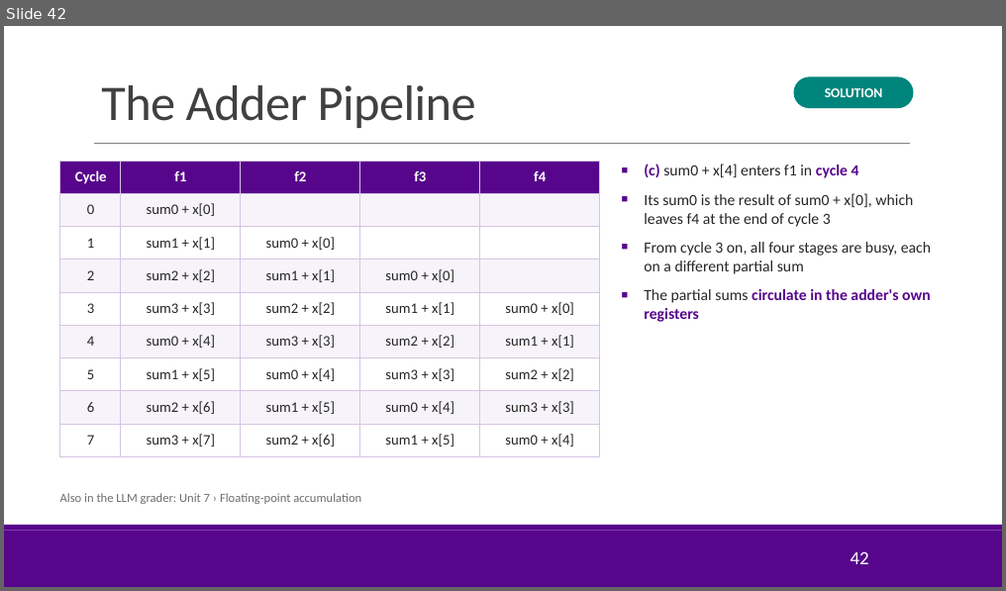
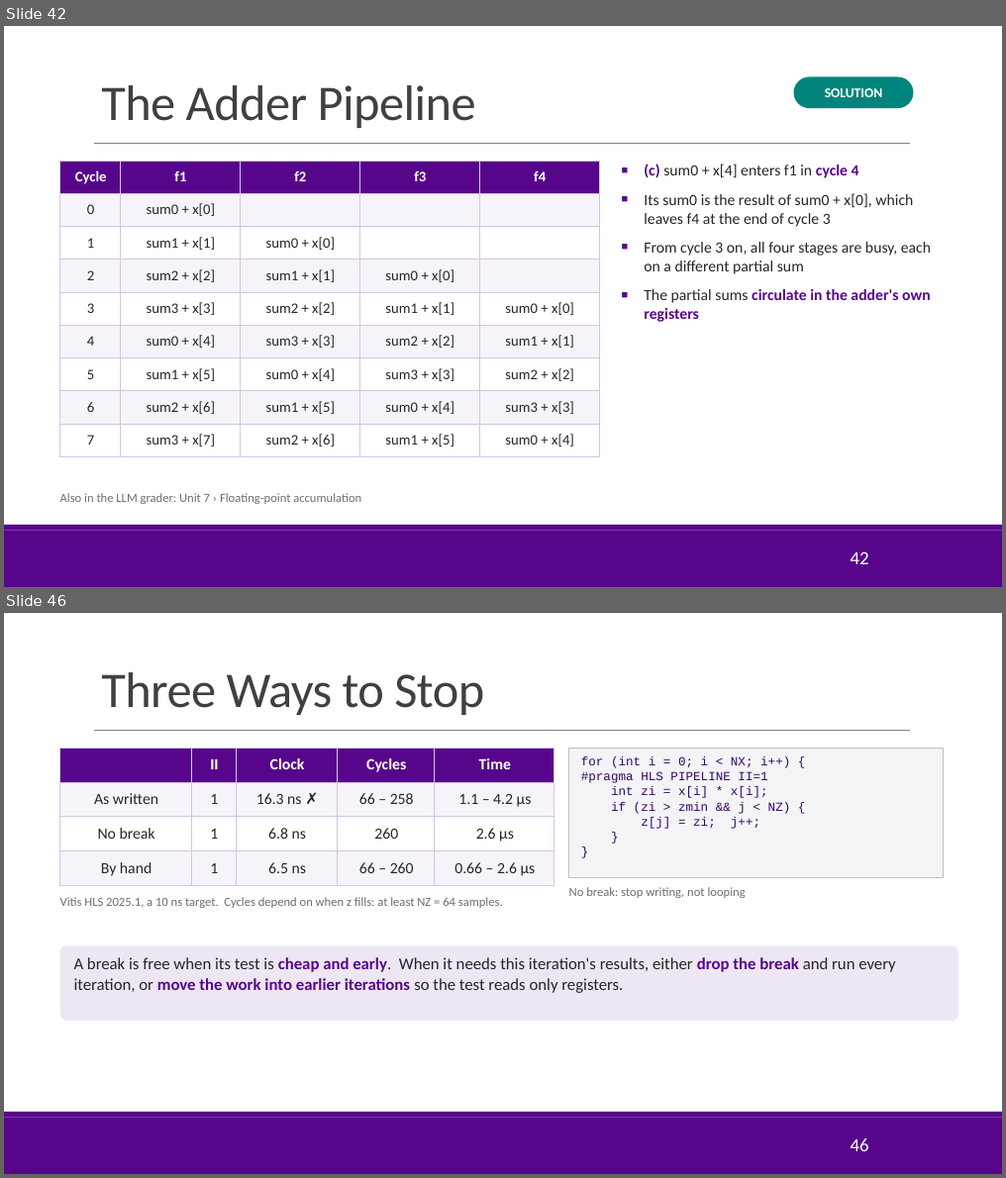
Before and after one commit to sdrangan/hwdesign, a slide deck: units/unit07_loopopt/loopopt.pptx. Shown one above the other, each under a label of ours: slide 42 before the commit, slides 42 and 46 after it; the slides between them are not shown. The pictures are 1006x591 and 1006x1178 pixels, drawn with LibreOffice and Linux fonts; fonts in the diff are those of the drawing; background and template pictures are left out. Boxes give left, top, right and bottom in pixels: in the first picture for what was removed or moved away, otherwise in the second. Text is boxed around its words. In the diff, an @@ line names an element or a change of style, - is before the commit and + after.

```diff
--- a/units/unit07_loopopt/loopopt.pptx
+++ b/units/unit07_loopopt/loopopt.pptx
@@ slide 46 added at (x1=4, y1=613, x2=1002, y2=1174), background #FFFFFF; not listed: 3 template elements that a slide beside it also shows @@
@@ title added at (x1=101, y1=672, x2=484, y2=715), 48 pt, text #404040 @@
+Three Ways to Stop
@@ table added at (x1=60, y1=748, x2=554, y2=885), 4 rows, 5 columns @@
+ | II | Clock | Cycles | Time
+As written | 1 | 16.3 ns ✗ | 66 – 258 | 1.1 – 4.2 µs
+No break | 1 | 6.8 ns | 260 | 2.6 µs
+By hand | 1 | 6.5 ns | 66 – 260 | 0.66 – 2.6 µs
@@ rectangle added at (x1=569, y1=748, x2=944, y2=878), fill #F4F4F7, outline #BFBFBF 0.75 pt, 12 pt, text #330662 @@
+for (int i = 0; i < NX; i++) {
+#pragma HLS PIPELINE II=1
+int zi = x[i] * x[i];
+if (zi > zmin && j < NZ) {
+z[j] = zi; j++;
+}
+}
@@ text added at (x1=60, y1=897, x2=503, y2=908), 12 pt, text #6E6E6E @@
+Vitis HLS 2025.1, a 10 ns target. Cycles depend on when z fills: at least NZ = 64 samples.
@@ text added at (x1=569, y1=887, x2=746, y2=898), 12 pt, text #6E6E6E @@
+No break: stop writing, not looping
@@ rounded rectangle added at (x1=60, y1=947, x2=958, y2=1021), fill #EEE6F3, 16 pt, text #262626 @@
+A break is free when its test is cheap and early. When it needs this iteration's results, either drop the break and run every iteration, or move the work into earlier iterations so the test reads only registers.
@@ page number added at (x1=850, y1=1139, x2=869, y2=1152), 18 pt, text #FFFFFF @@
+46
```
Also in this commit, not shown: 3 other slides added, 7 other files.
